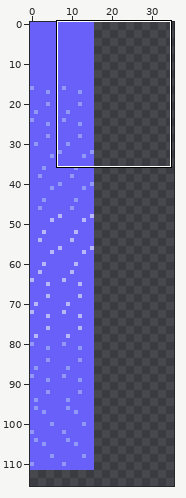
Sprite sheet, stored at assets/tiles/a_day.png. The first picture is a wide view before the edit; the outline marks the close-up.
Close-up. First the earlier version:
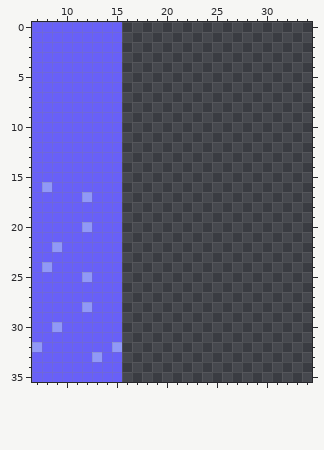
The file is 256x256 pixels. Shown: x 7..34, y 0..35. The wide view leaves out empty margins.
After:
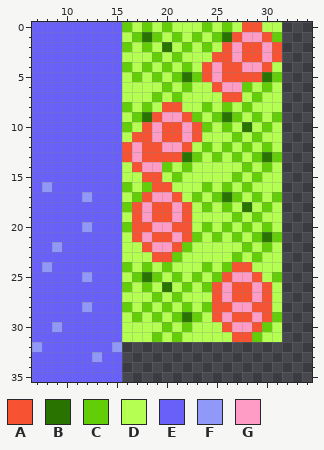
Palette (. is transparent): A #f75231  B #297300  C #63ce08  D #b5ff52  E #6860f8  F #9098f8  G #ff9cc6
Difference:
@@ x 7..34 @@
- 0 EEEEEEEEE...................
- 1 EEEEEEEEE...................
- 2 EEEEEEEEE...................
- 3 EEEEEEEEE...................
- 4 EEEEEEEEE...................
- 5 EEEEEEEEE...................
- 6 EEEEEEEEE...................
- 7 EEEEEEEEE...................
- 8 EEEEEEEEE...................
- 9 EEEEEEEEE...................
-10 EEEEEEEEE...................
-11 EEEEEEEEE...................
-12 EEEEEEEEE...................
-13 EEEEEEEEE...................
-14 EEEEEEEEE...................
-15 EEEEEEEEE...................
-16 EFEEEEEEE...................
-17 EEEEEFEEE...................
-18 EEEEEEEEE...................
-19 EEEEEEEEE...................
-20 EEEEEFEEE...................
-21 EEEEEEEEE...................
-22 EEFEEEEEE...................
-23 EEEEEEEEE...................
-24 EFEEEEEEE...................
-25 EEEEEFEEE...................
-26 EEEEEEEEE...................
-27 EEEEEEEEE...................
-28 EEEEEFEEE...................
-29 EEEEEEEEE...................
-30 EEFEEEEEE...................
-31 EEEEEEEEE...................
+ 0 EEEEEEEEECDCDCDDDCDCDAADD...
+ 1 EEEEEEEEEDCBCDCDCDCBAGGAC...
+ 2 EEEEEEEEECDCDBDCDCDAGAAGA...
+ 3 EEEEEEEEEDDDCDCDDDAAGAAGA...
+ 4 EEEEEEEEECDCDCDCDAGAAGGAD...
+ 5 EEEEEEEEEDCDCDCBCAGAAAABC...
+ 6 EEEEEEEEEDDDDCDCDDAGGCDCD...
+ 7 EEEEEEEEEDDDCDCDDDDAADCDD...
+ 8 EEEEEEEEECDCDAADDCDCDCDDD...
+ 9 EEEEEEEEEDCBAGGACDCBCDCDC...
+10 EEEEEEEEECDAGAAGACDCDBDCD...
+11 EEEEEEEEEDAAGAAGADDDCDCDD...
+12 EEEEEEEEEAGAAGGADCDCDCDCD...
+13 EEEEEEEEEAGAAAABCDCDCDCBC...
+14 EEEEEEEEEDAGGCDCDDDDDCDCD...
+15 EEEEEEEEEDDAADCDDDDDCDCDD...
+16 EFEEEEEEECDCAADDDCDCDCDDD...
+17 EEEEEFEEEDCAGGADCDCBCDCDC...
+18 EEEEEEEEECAGAAGADCDCDBDCD...
+19 EEEEEEEEEDAGAAGADDDDCDCDD...
+20 EEEEEFEEECAAGGAADCDCDCDCD...
+21 EEEEEEEEEDAGAAGACDCDCDCBC...
+22 EEFEEEEEEDDAGGACDDDDDCDCD...
+23 EEEEEEEEEDDDAACDDDDDCDCDD...
+24 EFEEEEEEECDCDCDDDCDCAADDD...
+25 EEEEEFEEEDCBCDCDCDCAGGADC...
+26 EEEEEEEEECDCDBDCDCAGAAGAD...
+27 EEEEEEEEEDDDCDCDDDAGAAGAD...
+28 EEEEEFEEECDCDCDCDCAAGGAAD...
+29 EEEEEEEEEDCDCDCBCDAGAAGAC...
+30 EEFEEEEEEDDDDCDCDDDAGGACD...
+31 EEEEEEEEEDDDCDCDDDDDAACDD...
 32 FEEEEEEEF...................
Boxes around the changes in both close-ups, in picture pixels (x1, y1, x2, y2):
added: (122, 22, 282, 342)
